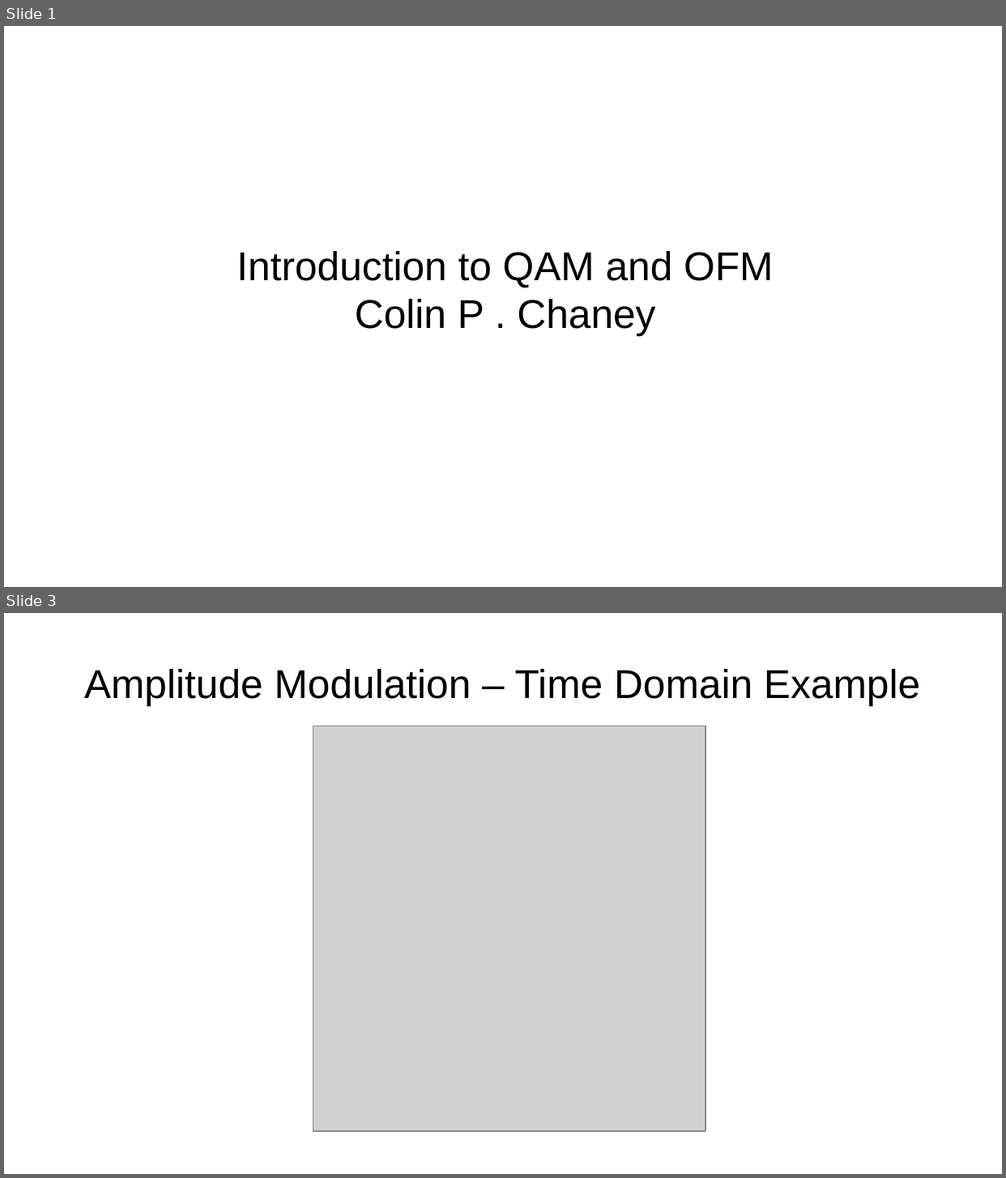
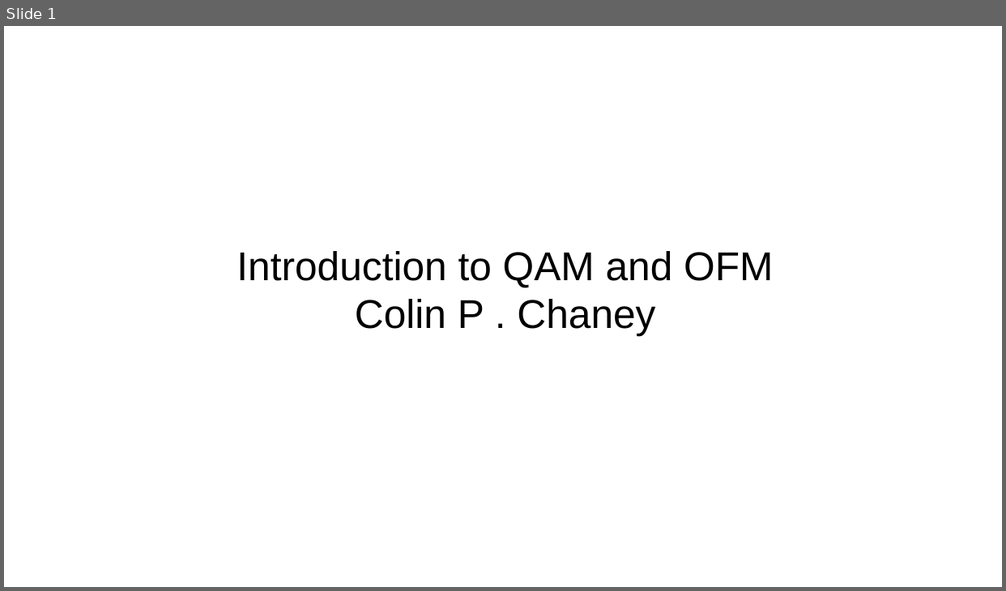
Before and after one commit to Colin-PC/Introduction-to-QAM-and-OFDM, a slide deck: Introudction to QAM and OFDM.odp. Shown one above the other, each under a label of ours: slides 1 and 3 before the commit, slide 1 after it; the slides between them are not shown. The pictures are 1006x1178 and 1006x591 pixels, drawn with LibreOffice and Linux fonts; fonts in the diff are those of the drawing; grey boxes stand for pictures. Boxes give left, top, right and bottom in pixels: in the first picture for what was removed or moved away, otherwise in the second. Text is boxed around its words. In the diff, an @@ line names an element or a change of style, - is before the commit and + after.

```diff
--- a/Introudction to QAM and OFDM.odp
+++ b/Introudction to QAM and OFDM.odp
@@ slide 3 removed at box(4, 613, 1002, 1174), background #FFFFFF @@
@@ title removed at box(84, 669, 920, 705) @@
-Amplitude Modulation – Time Domain Example
@@ picture removed at box(313, 726, 705, 1132) @@
```
Also in this commit, not shown: 1 slide added, 3 other files.
